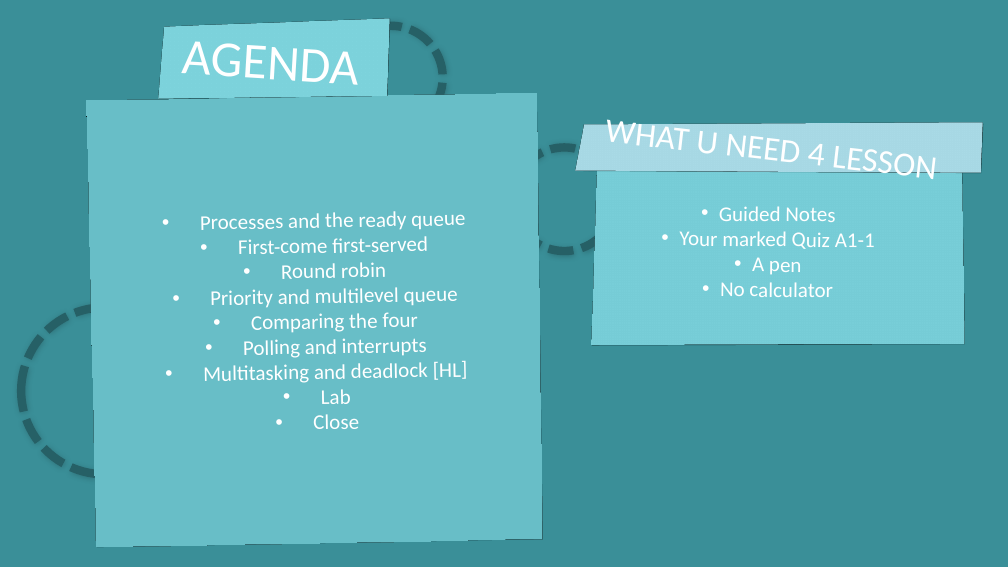
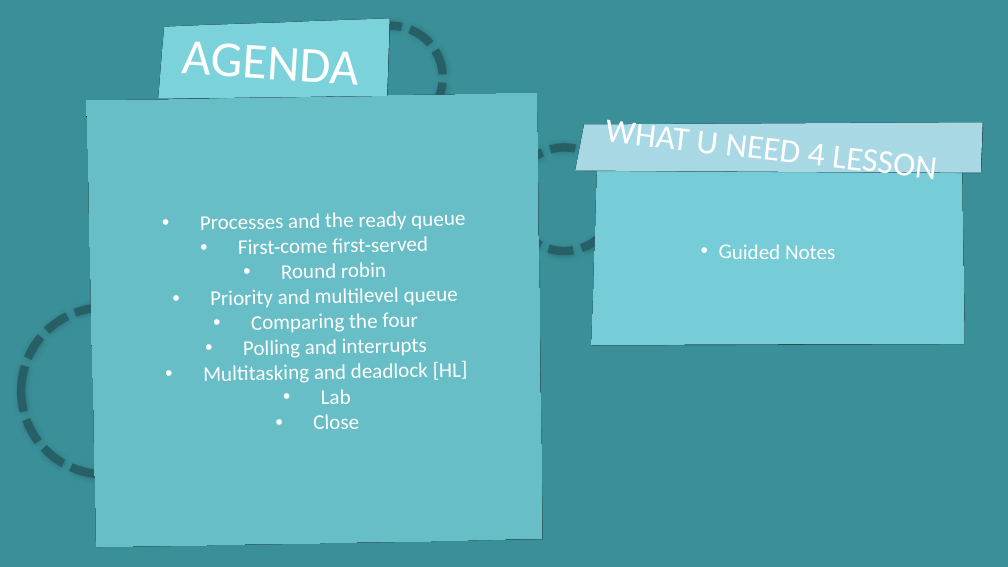
Before and after one commit to JAEOStudios/DP-Computer-Science, a slide deck: slide 2 of Lessons/Lesson A1-7- Scheduling & Processes.pptx. Drawn at 1008x567 pixels with LibreOffice and Linux fonts; fonts in the diff are those of the drawing. Boxes give left, top, right and bottom in pixels: in the first picture for what was removed or moved away, otherwise in the second. Text is boxed around its words. In the diff, an @@ line names an element or a change of style, - is before the commit and + after.

```diff
--- a/Lessons/Lesson A1-7- Scheduling & Processes.pptx
+++ b/Lessons/Lesson A1-7- Scheduling & Processes.pptx
@@ text in rectangle at <box>679,231,875,297</box>: paragraphs removed @@
-• Your marked Quiz A1-1
-• A pen
-• No calculator
```
Also in this commit, not shown: 1 other slide changed.
